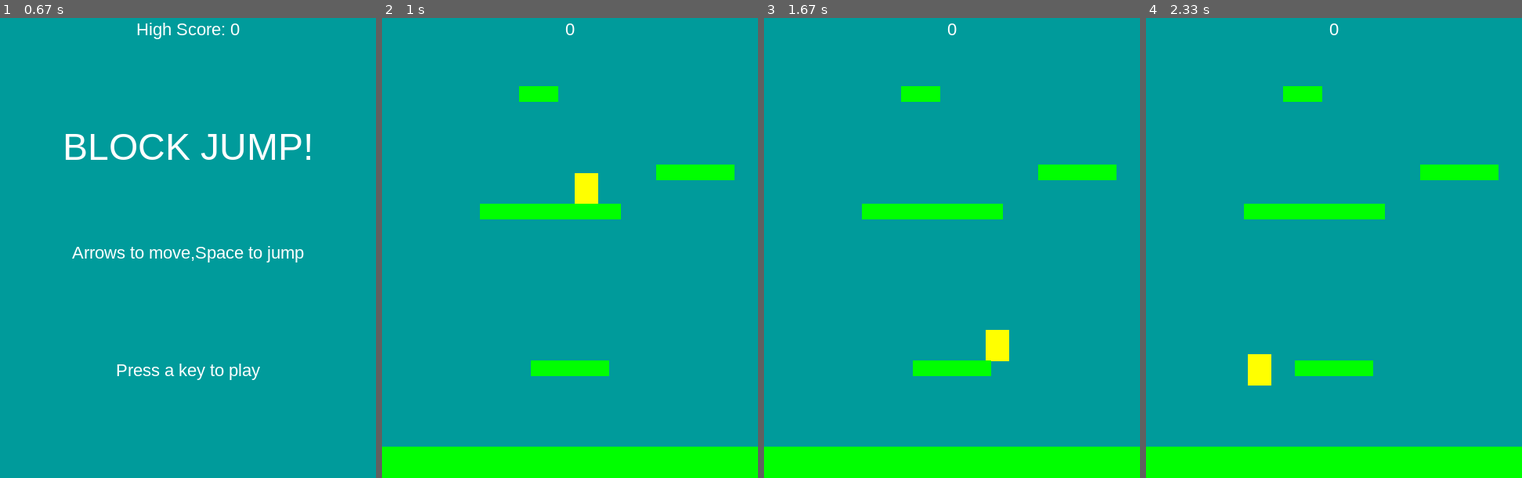
Above: before the commit, frames 1-4 (left to right).
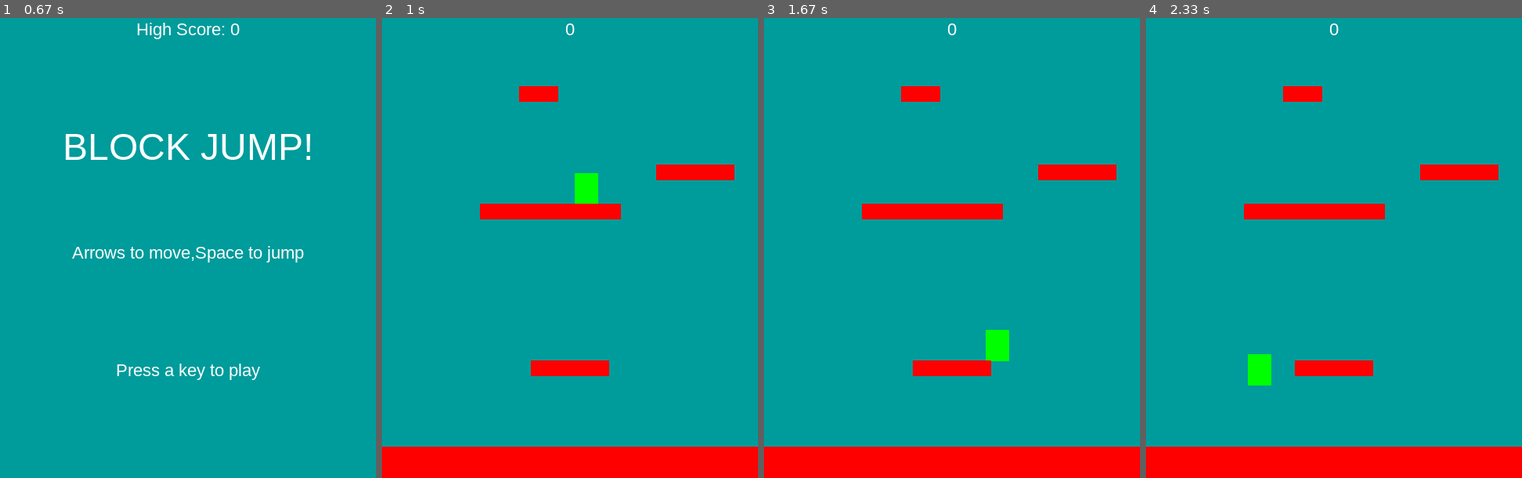
Above: after the commit, the same moments.

Repository: ricky2304/block_jump
Game: pygame game, started from game/main.py
The game is run twice, just before and just after one commit, with the same random seed, the same clock (stepped at 60 frames per second) and the same inputs.
Inputs:
- Up to frame 1 (0.67 s): hold Right from 0.33 s (still down)
- Up to frame 2 (1 s): release Right at 0.8 s; hold Right from 0.83 s (still down)
- Up to frame 3 (1.67 s): release Right at 1.3 s; hold Left from 1.33 s (still down)
- Up to frame 4 (2.33 s): release Left at 1.87 s; hold Left 1.9-2.3 s

Frame 1 is identical in both runs. In frame 2, 10% of the frame differs, in the area x 0-100%, y 14-100%; in frame 3, 10%; in frame 4, 10%.

Commit message:
Update sprites.py
FIXED COLOR ISSUES

Diff:
--- a/game/sprites.py
+++ b/game/sprites.py
@@ -8,7 +8,7 @@
         pg.sprite.Sprite.__init__(self)
         self.game=game
         self.image=pg.Surface((30,40))
-        self.image.fill(YELLOW)
+        self.image.fill(GREEN)
         self.rect=self.image.get_rect()
         self.rect.center=(WIDTH/2,HEIGHT/2)
         self.pos=vec(WIDTH/2,HEIGHT/2)
@@ -48,7 +48,7 @@
     def __init__(self,x,y,w,h):
         pg.sprite.Sprite.__init__(self)
         self.image=pg.Surface((w,h))
-        self.image.fill(GREEN)
+        self.image.fill(RED)
         self.rect=self.image.get_rect()
         self.rect.x=x
         self.rect.y=y
